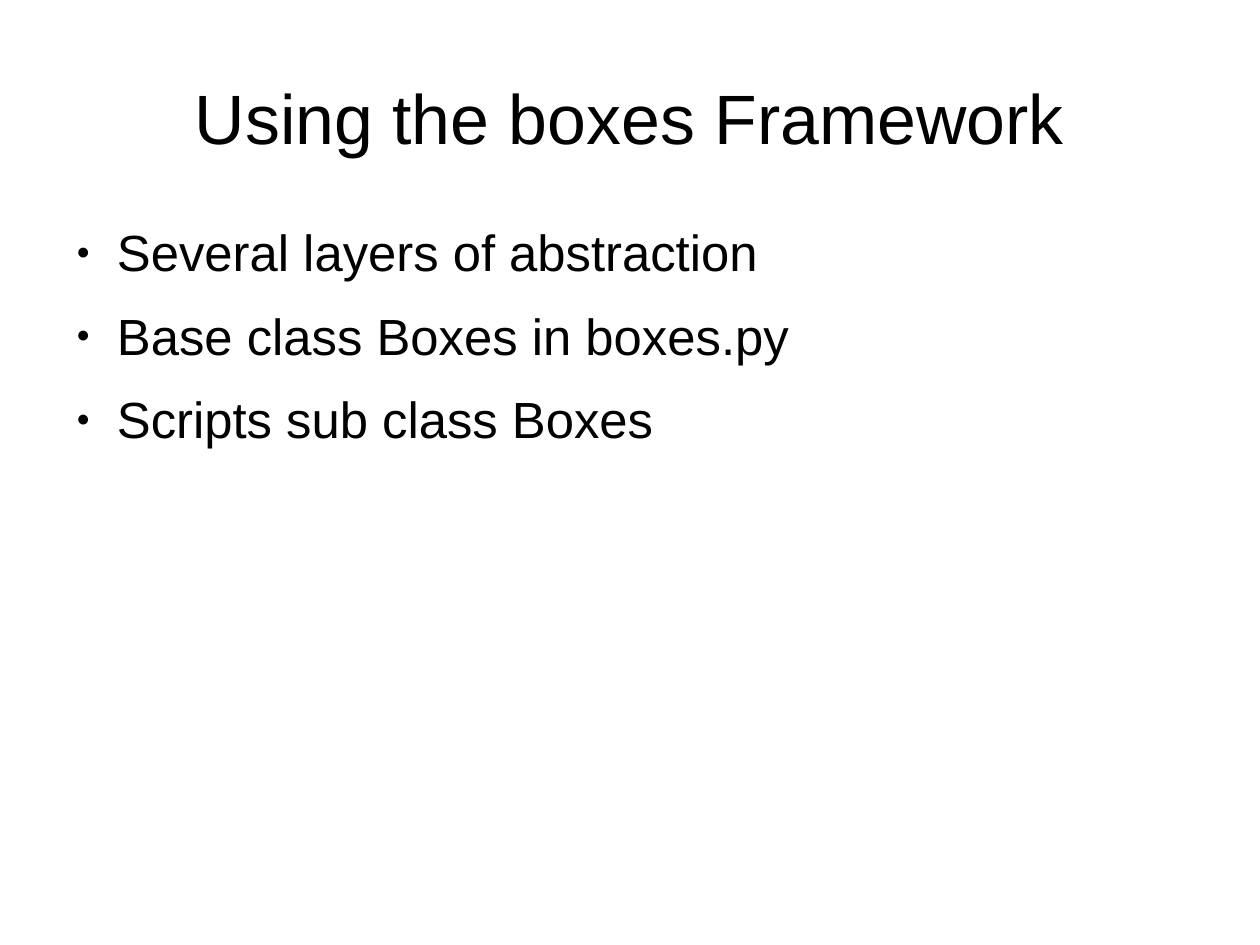
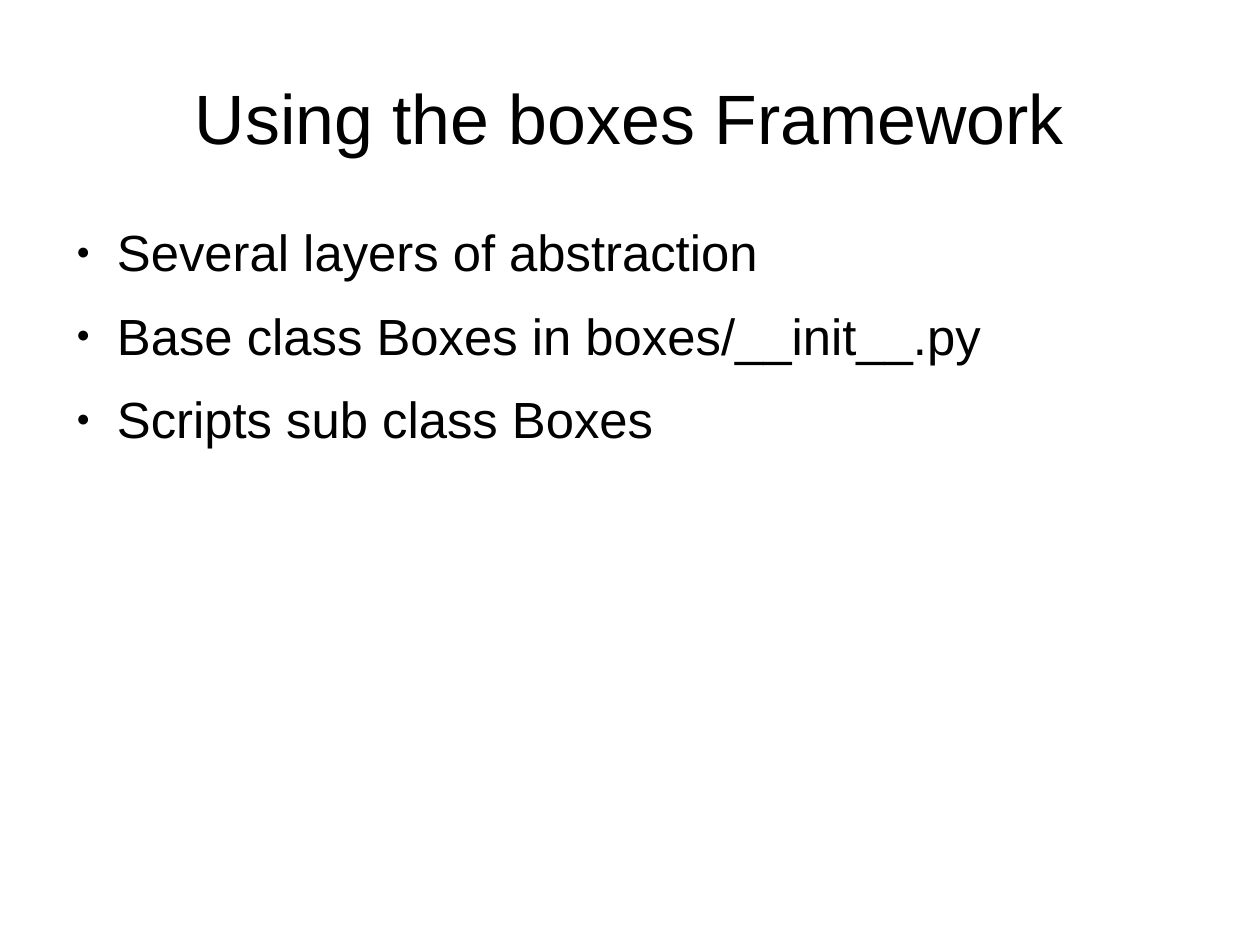
Before and after one commit to florianfesti/boxes, a slide deck: slide 22 of documentation/presentation.odp (slide 24 before the commit). Drawn at 1260x945 pixels with LibreOffice and Linux fonts; fonts in the diff are those of the drawing. Boxes give left, top, right and bottom in pixels: in the first picture for what was removed or moved away, otherwise in the second. Text is boxed around its words. In the diff, an @@ line names an element or a change of style, - is before the commit and + after.

```diff
--- a/documentation/presentation.odp
+++ b/documentation/presentation.odp
@@ text at box(117, 318, 980, 365): text changed @@
-● Base class Boxes in boxes.py
+● Base class Boxes in boxes/__init__.py
```
Also in this commit, not shown: 4 other slides changed, 1 slide added, 2 slides removed, 1 other file.
